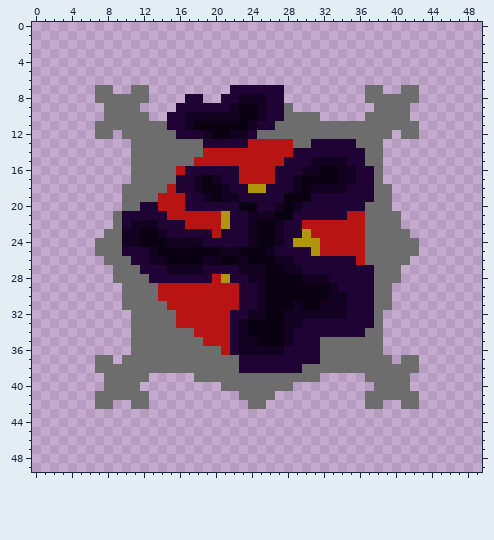
A pixel-art sprite gets an edit: killer_sokoban/killer_sokoban/src/button_oil.png. The first picture shows the starting point.
The file is 50x50 pixels.
The same view after the edit:
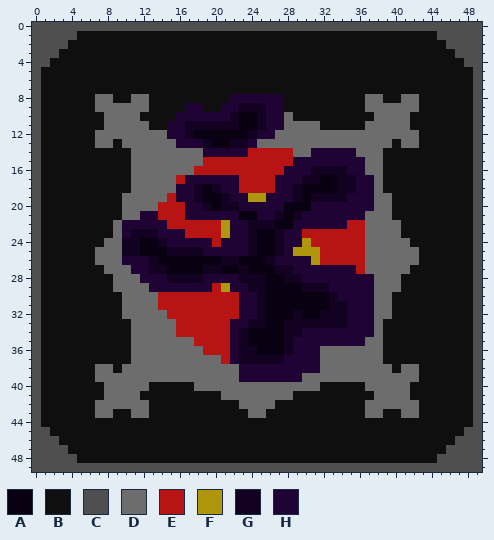
Palette (. is transparent): A #090011  B #0f0f0f  C #4f4f4f  D #6d6d6d  E #b81414  F #b0960c  G #130122  H #1e0334
Edits made:
@@ x 0..49 @@
- 0 ..................................................
- 1 ..................................................
- 2 ..................................................
- 3 ..................................................
- 4 ..................................................
- 5 ..................................................
- 6 ..................................................
- 7 .......DD..DD.........HHHHHH.........DD..DD.......
- 8 .......DDDDDD....HH..HHGGGHH.........DDDDDD.......
- 9 ........DDDD....HHHHHHGAAGHHD.........DDDD........
-10 ........DDDDD..HHGGGGGGAAGHHDDDD.....DDDDD........
-11 .......DDDDDDDDHHGAAAAAAGHHDDDDDDDDDDDDDDDD.......
-12 .......DD.DDDDDDHHHGAAGGHDDDDDDDDDDDDDDD.DD.......
-13 ...........DDDDDDDDHHHHHEEEEEDDHHHHHDDD...........
-14 ...........DDDDDDDDEEEEEEEEEEHHHHHHHHDD...........
-15 ...........DDDDDDDEEEEEEEEEEHHHGGGGHHDD...........
-16 ...........DDDDDEHHHHHHEEEEHHHGGAAGGHHD...........
-17 ...........DDDDDHHGAGHHEEEEHHGAAAAGGHHD...........
-18 ..........DDDDDEHHGAAGHHFFHHHGAGGGGHHHDD..........
-19 ..........DDDDEEEHHGAGGHHHHHAAAHHHHHHHDD..........
-20 ..........DDHHEEEHHHHHHAAHHGAGHHHHHHHDDD..........
-21 .........DHHHHHEEEEEEFHHGGGAAHHHHHHEEDDDD.........
-22 .........DHGGGHHHEEEEFHHGAAGHHEEEEEEEDDDD.........
-23 ........DDGGAAGHHHHHEHHHGAAGHHFEEEEEEDDDDD........
-24 .......DDDGGAAAGGGGHHHHHGAAGHFFFEEEEEDDDDDD.......
-25 .......DDDHHHGAAAAAAAGGAAAGHHHHFEEEEEDDDDDD.......
-26 ........DDDHHGGAAAAGGAAGAAAGGHHHHHHHEDDDDD........
-27 .........DDDHHHGGGGHHHHGGGAAGGHHHHHHHHDDD.........
-28 .........DDDDHHHHHHHEFHHGGAAAAGGGHHHHHDDD.........
-29 ..........DDDDEEEEEEEEEHHGAAAAAAAGHHHHDD..........
-30 ..........DDDDEEEEEEEEEHHGAAAAAAAGGHHHDD..........
-31 ..........DDDDDEEEEEEEEHHGAAAGAAGGGHHHDD..........
-32 ...........DDDDDEEEEEEHHGGAAGGGGGGGHHHD...........
-33 ...........DDDDDEEEEEEHGAAAAGGHHHHHHHHD...........
-34 ...........DDDDDDDEEEEHGAAAAGHHHHHHHHDD...........
-35 ...........DDDDDDDDEEEHGGAAAGHHHDDDDDDD...........
-36 ...........DDDDDDDDDDEHGGGGGHHHHDDDDDDD...........
-37 .......DD.DDDDDDDDDDDDDHHHHHHHHHDDDDDDDD.DD.......
-38 .......DDDDDDDDDDDDDDDDHHHHHHHDDDDDDDDDDDDD.......
-39 ........DDDDD.....DDDDDDDDDDDDDD.....DDDDD........
-40 ........DDDD.........DDDDDDDD.........DDDD........
-41 .......DDDDDD..........DDDD..........DDDDDD.......
-42 .......DD..DD...........DD...........DD..DD.......
-43 ..................................................
-44 ..................................................
-45 ..................................................
-46 ..................................................
-47 ..................................................
-48 ..................................................
-49 ..................................................
+ 0 CCCCCCCCCCCCCCCCCCCCCCCCCCCCCCCCCCCCCCCCCCCCCCCCCC
+ 1 CCCCCBBBBBBBBBBBBBBBBBBBBBBBBBBBBBBBBBBBBBBBBCCCCC
+ 2 CCCCBBBBBBBBBBBBBBBBBBBBBBBBBBBBBBBBBBBBBBBBBBCCCC
+ 3 CCCBBBBBBBBBBBBBBBBBBBBBBBBBBBBBBBBBBBBBBBBBBBBCCC
+ 4 CCBBBBBBBBBBBBBBBBBBBBBBBBBBBBBBBBBBBBBBBBBBBBBBCC
+ 5 CBBBBBBBBBBBBBBBBBBBBBBBBBBBBBBBBBBBBBBBBBBBBBBBBC
+ 6 CBBBBBBBBBBBBBBBBBBBBBBBBBBBBBBBBBBBBBBBBBBBBBBBBC
+ 7 CBBBBBBBBBBBBBBBBBBBBBBBBBBBBBBBBBBBBBBBBBBBBBBBBC
+ 8 CBBBBBBDDBBDDBBBBBBBBBHHHHHHBBBBBBBBBDDBBDDBBBBBBC
+ 9 CBBBBBBDDDDDDBBBBHHBBHHGGGHHBBBBBBBBBDDDDDDBBBBBBC
+10 CBBBBBBBDDDDBBBBHHHHHHGAAGHHDBBBBBBBBBDDDDBBBBBBBC
+11 CBBBBBBBDDDDDBBHHGGGGGGAAGHHDDDDBBBBBDDDDDBBBBBBBC
+12 CBBBBBBDDDDDDDDHHGAAAAAAGHHDDDDDDDDDDDDDDDDBBBBBBC
+13 CBBBBBBDDBDDDDDDHHHGAAGGHDDDDDDDDDDDDDDDBDDBBBBBBC
+14 CBBBBBBBBBBDDDDDDDDHHHHHEEEEEDDHHHHHDDDBBBBBBBBBBC
+15 CBBBBBBBBBBDDDDDDDDEEEEEEEEEEHHHHHHHHDDBBBBBBBBBBC
+16 CBBBBBBBBBBDDDDDDDEEEEEEEEEEHHHGGGGHHDDBBBBBBBBBBC
+17 CBBBBBBBBBBDDDDDEHHHHHHEEEEHHHGGAAGGHHDBBBBBBBBBBC
+18 CBBBBBBBBBBDDDDDHHGAGHHEEEEHHGAAAAGGHHDBBBBBBBBBBC
+19 CBBBBBBBBBDDDDDEHHGAAGHHFFHHHGAGGGGHHHDDBBBBBBBBBC
+20 CBBBBBBBBBDDDDEEEHHGAGGHHHHHAAAHHHHHHHDDBBBBBBBBBC
+21 CBBBBBBBBBDDHHEEEHHHHHHAAHHGAGHHHHHHHDDDBBBBBBBBBC
+22 CBBBBBBBBDHHHHHEEEEEEFHHGGGAAHHHHHHEEDDDDBBBBBBBBC
+23 CBBBBBBBBDHGGGHHHEEEEFHHGAAGHHEEEEEEEDDDDBBBBBBBBC
+24 CBBBBBBBDDGGAAGHHHHHEHHHGAAGHHFEEEEEEDDDDDBBBBBBBC
+25 CBBBBBBDDDGGAAAGGGGHHHHHGAAGHFFFEEEEEDDDDDDBBBBBBC
+26 CBBBBBBDDDHHHGAAAAAAAGGAAAGHHHHFEEEEEDDDDDDBBBBBBC
+27 CBBBBBBBDDDHHGGAAAAGGAAGAAAGGHHHHHHHEDDDDDBBBBBBBC
+28 CBBBBBBBBDDDHHHGGGGHHHHGGGAAGGHHHHHHHHDDDBBBBBBBBC
+29 CBBBBBBBBDDDDHHHHHHHEFHHGGAAAAGGGHHHHHDDDBBBBBBBBC
+30 CBBBBBBBBBDDDDEEEEEEEEEHHGAAAAAAAGHHHHDDBBBBBBBBBC
+31 CBBBBBBBBBDDDDEEEEEEEEEHHGAAAAAAAGGHHHDDBBBBBBBBBC
+32 CBBBBBBBBBDDDDDEEEEEEEEHHGAAAGAAGGGHHHDDBBBBBBBBBC
+33 CBBBBBBBBBBDDDDDEEEEEEHHGGAAGGGGGGGHHHDBBBBBBBBBBC
+34 CBBBBBBBBBBDDDDDEEEEEEHGAAAAGGHHHHHHHHDBBBBBBBBBBC
+35 CBBBBBBBBBBDDDDDDDEEEEHGAAAAGHHHHHHHHDDBBBBBBBBBBC
+36 CBBBBBBBBBBDDDDDDDDEEEHGGAAAGHHHDDDDDDDBBBBBBBBBBC
+37 CBBBBBBBBBBDDDDDDDDDDEHGGGGGHHHHDDDDDDDBBBBBBBBBBC
+38 CBBBBBBDDBDDDDDDDDDDDDDHHHHHHHHHDDDDDDDDBDDBBBBBBC
+39 CBBBBBBDDDDDDDDDDDDDDDDHHHHHHHDDDDDDDDDDDDDBBBBBBC
+40 CBBBBBBBDDDDDBBBBBDDDDDDDDDDDDDDBBBBBDDDDDBBBBBBBC
+41 CBBBBBBBDDDDBBBBBBBBBDDDDDDDDBBBBBBBBBDDDDBBBBBBBC
+42 CBBBBBBDDDDDDBBBBBBBBBBDDDDBBBBBBBBBBDDDDDDBBBBBBC
+43 CBBBBBBDDBBDDBBBBBBBBBBBDDBBBBBBBBBBBDDBBDDBBBBBBC
+44 CBBBBBBBBBBBBBBBBBBBBBBBBBBBBBBBBBBBBBBBBBBBBBBBBC
+45 CCBBBBBBBBBBBBBBBBBBBBBBBBBBBBBBBBBBBBBBBBBBBBBBCC
+46 CCCBBBBBBBBBBBBBBBBBBBBBBBBBBBBBBBBBBBBBBBBBBBBCCC
+47 CCCCBBBBBBBBBBBBBBBBBBBBBBBBBBBBBBBBBBBBBBBBBBCCCC
+48 CCCCCBBBBBBBBBBBBBBBBBBBBBBBBBBBBBBBBBBBBBBBBCCCCC
+49 CCCCCCCCCCCCCCCCCCCCCCCCCCCCCCCCCCCCCCCCCCCCCCCCCC
Pixel boxes of the changes (left, top, right, bottom) in both pictures:
changed: (32, 22, 482, 472)
